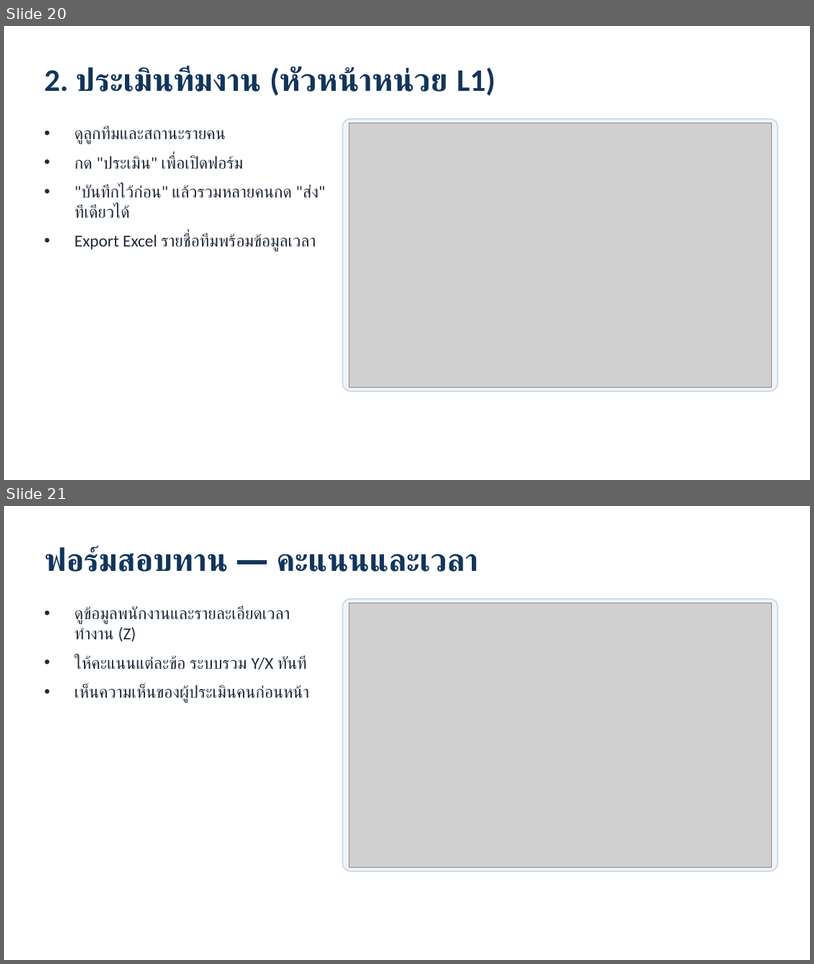
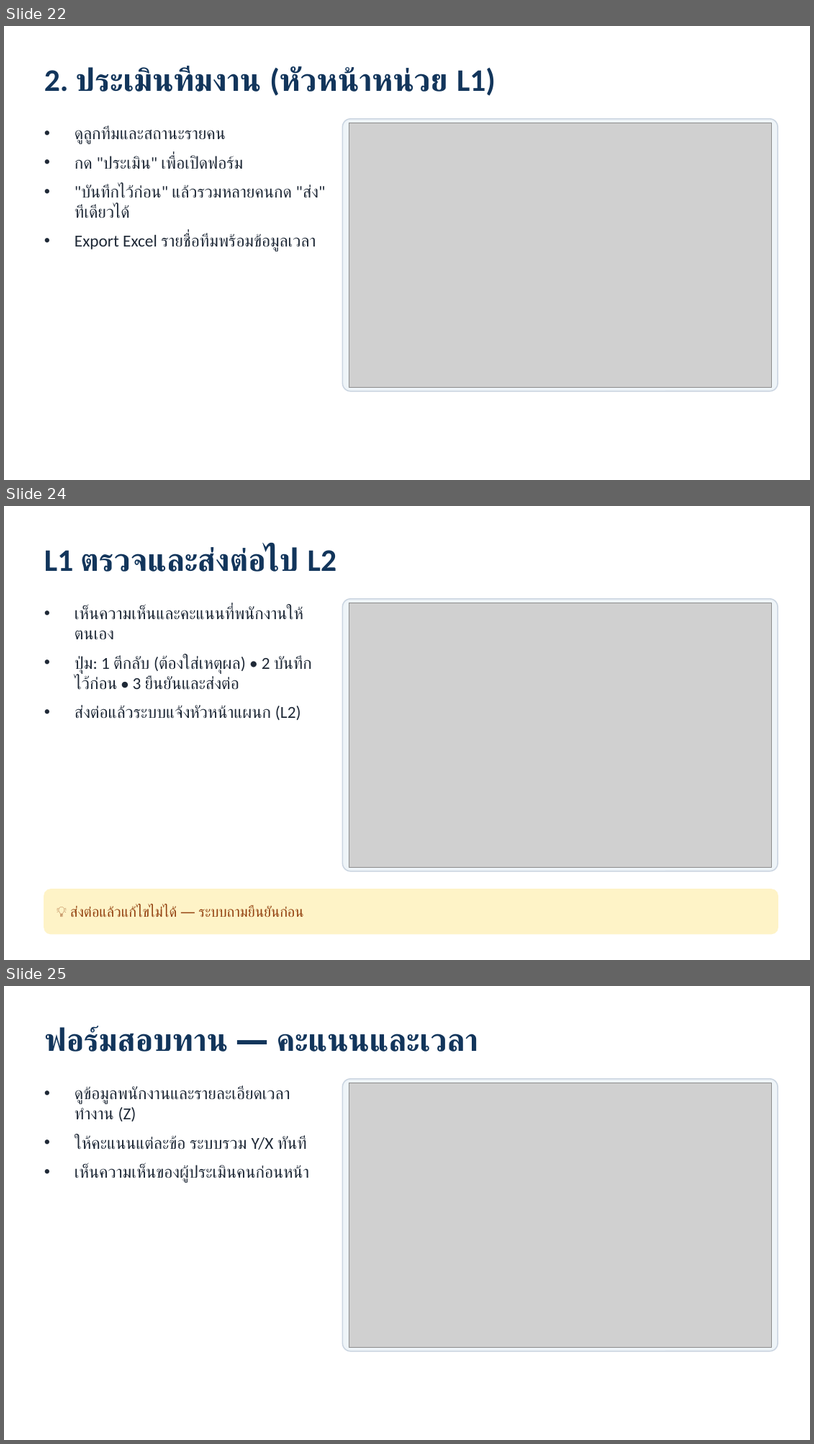
Before and after one commit to hunnysri91021-sml/SML_PMS_Professional, a slide deck: docs/SML_PMS_UserGuide.pptx. Shown one above the other, each under a label of ours: slides 20 and 21 before the commit, slides 22, 24 and 25 after it; the slides between them are not shown. The pictures are 814x964 and 814x1444 pixels, drawn with LibreOffice and Linux fonts; fonts in the diff are those of the drawing; grey boxes stand for pictures. Boxes give left, top, right and bottom in pixels: in the first picture for what was removed or moved away, otherwise in the second. Text is boxed around its words. In the diff, an @@ line names an element or a change of style, - is before the commit and + after.

```diff
--- a/docs/SML_PMS_UserGuide.pptx
+++ b/docs/SML_PMS_UserGuide.pptx
@@ slide 24 added at <box>4,506,810,960</box>, background #FFFFFF @@
@@ text added at <box>44,546,337,572</box>, 28 pt, text #12355B, bold @@
+L1 ตรวจและส่งต่อไป L2
@@ text added at <box>75,606,312,720</box>, 15 pt, text #1F2937 @@
+• เห็นความเห็นและคะแนนที่พนักงานให้ตนเอง
+• ปุ่ม: 1 ตีกลับ (ต้องใส่เหตุผล) • 2 บันทึกไว้ก่อน • 3 ยืนยันและส่งต่อ
+• ส่งต่อแล้วระบบแจ้งหัวหน้าแผนก (L2)
@@ rounded rectangle added at <box>342,599,778,871</box>, fill #EEF4F8, outline #CBD5E1 1 pt @@
@@ picture added at <box>349,602,772,867</box> @@
@@ rounded rectangle added at <box>44,889,778,934</box>, fill #FEF3C7, outline #FEF3C7 1 pt @@
@@ text added at <box>70,906,304,916</box>, 13 pt, text #92400E @@
+💡 ส่งต่อแล้วแก้ไขไม่ได้ — ระบบถามยืนยันก่อน
@@ what was slide 20 is now slide 22 @@
@@ what was slide 21 is now slide 25 @@
```
Also in this commit, not shown: 3 slides changed, 3 other slides added, 16 other files.
